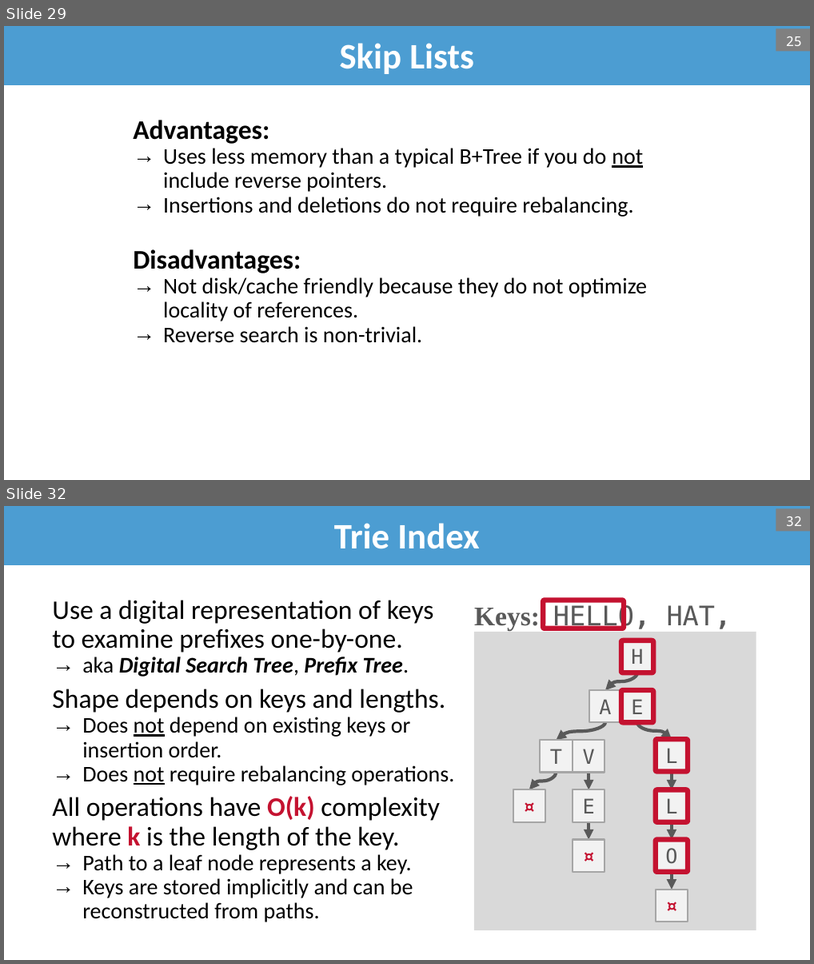
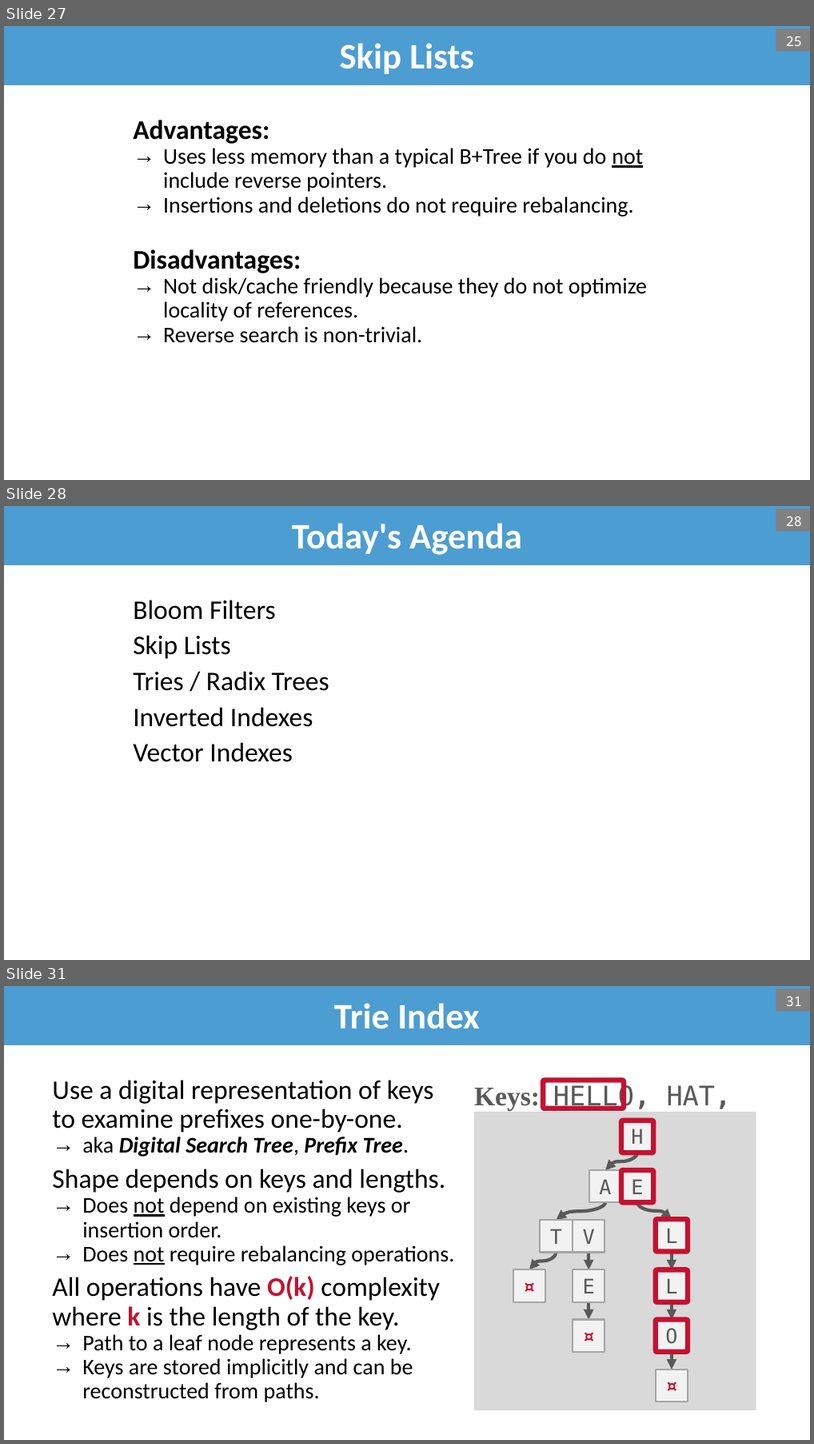
Before and after one commit to bsb20/bsb20.github.io, a slide deck: docs/421_f26/lectures/L11_filters_skip_list.pptx. Shown one above the other, each under a label of ours: slides 29 and 32 before the commit, slides 27, 28 and 31 after it; the slides between them are not shown. The pictures are 814x964 and 814x1444 pixels, drawn with LibreOffice and Linux fonts; fonts in the diff are those of the drawing; background and template pictures are left out. Boxes give left, top, right and bottom in pixels: in the first picture for what was removed or moved away, otherwise in the second. Text is boxed around its words. In the diff, an @@ line names an element or a change of style, - is before the commit and + after.

```diff
--- a/docs/421_f26/lectures/L11_filters_skip_list.pptx
+++ b/docs/421_f26/lectures/L11_filters_skip_list.pptx
@@ slide 28 added at bbox=[4, 506, 810, 960], background #FFFFFF @@
@@ title added at bbox=[4, 506, 810, 565], fill #4C9DD2, 32 pt, text #FFFFFF, bold @@
+Today's Agenda
@@ page number added at bbox=[777, 508, 810, 531], fill #808080, 12 pt, text #FFFFFF @@
+28
@@ text added at bbox=[133, 600, 330, 762], 24 pt, text #000000 @@
+Bloom Filters
+Skip Lists
+Tries / Radix Trees
+Inverted Indexes
+Vector Indexes
@@ what was slide 29 is now slide 27 @@
@@ what was slide 32 is now slide 31 @@
@@ page number at bbox=[786, 996, 802, 1006]: text changed @@
-32
+31
```
Also in this commit, not shown: 15 slides changed, 3 other slides added, 4 slides removed, 1 other file.
